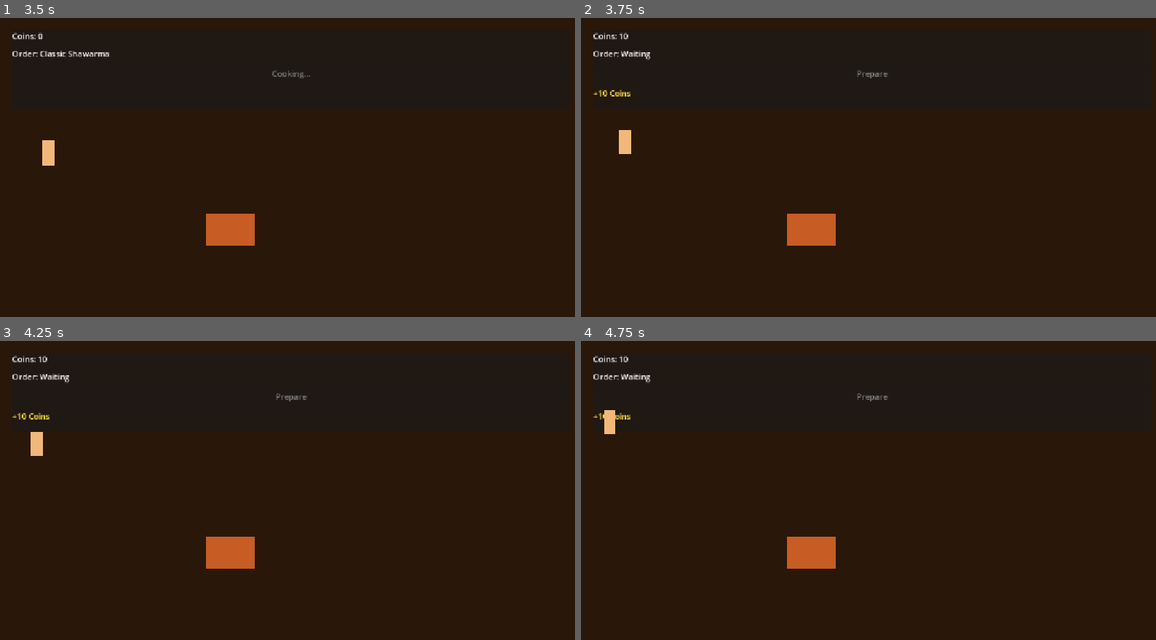
Above: before the commit, frames 1-4 (two rows, left to right).
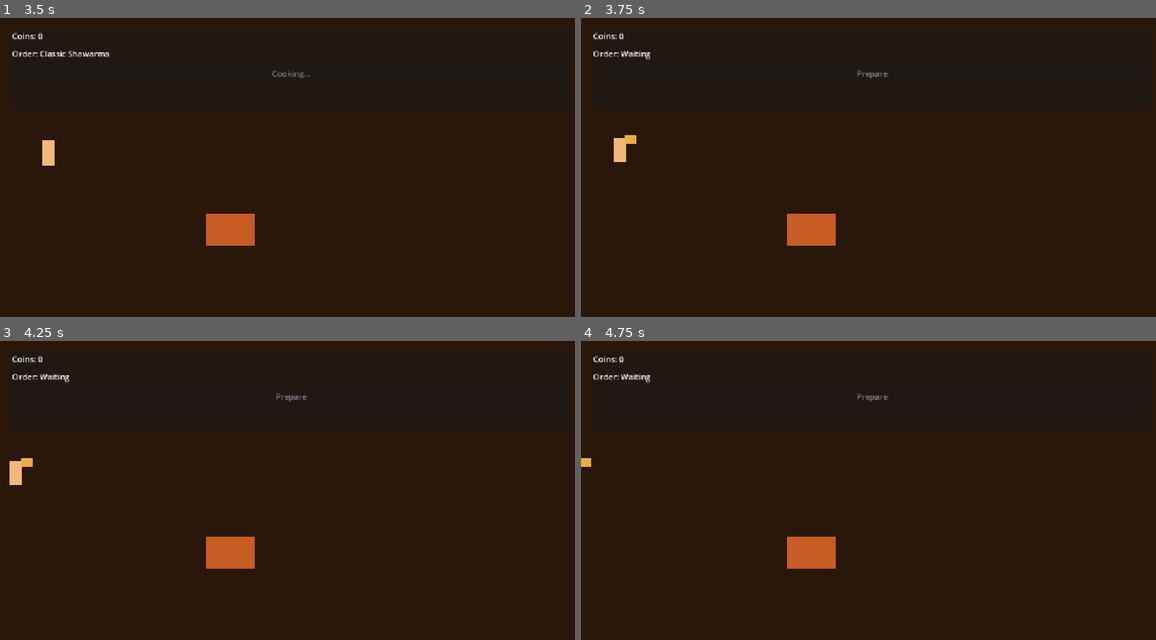
Above: after the commit, the same moments.

Repository: pyto159/ShawarmaEmpire
Game: Godot game, scene res://Scenes/Main.tscn
Two runs of this game, one before a commit and one after it. Both use one fixed random seed, a clock stepped at 60 frames per second and the inputs below.
Inputs:
- Up to frame 1 (3.5 s): click "Prepare" at 0.5 s
- Up to frame 2 (3.75 s): no input
- Up to frame 3 (4.25 s): no input
- Up to frame 4 (4.75 s): no input

Frame 1 is identical in both runs. In frame 2, 0.4% of the frame differs, in the area x 2-10%, y 4-49%; in frame 3, 0.5%, in the area x 1-9%, y 4-49%; in frame 4, 0.3%.

Commit message:
Add cooked order delivery flow

Diff:
--- a/shawarma-empire/Scenes/Main.gd
+++ b/shawarma-empire/Scenes/Main.gd
@@ -1,6 +1,7 @@
 extends Control
 
 const CUSTOMER_QUEUE_PATH: NodePath = NodePath("../CustomerQueue")
+const CUSTOMER_EXIT_OFFSET: Vector2 = Vector2(-160.0, 0.0)
 
 @onready var game_hud: GameHUD = $GameHUD
 @onready var cooking_stand: CookingStand = $World/CookingStand
@@ -58,11 +59,8 @@
 
 
 func _on_cooking_completed(order: Order) -> void:
-	if order == null:
+	if order == null or active_customer == null:
 		return
 
-	if not order.is_completed:
-		order.complete()
-
-	GameManager.add_coins(order.total_price)
-	game_hud.show_coin_feedback(order.total_price)
+	var leave_target_position: Vector2 = active_customer.global_position + CUSTOMER_EXIT_OFFSET
+	cooking_stand.deliver_completed_order(active_customer, leave_target_position)
--- a/shawarma-empire/Scripts/Customer/Customer.gd
+++ b/shawarma-empire/Scripts/Customer/Customer.gd
@@ -118,12 +118,30 @@
 	if not current_order.complete():
 		return false
 
+	_mark_food_received()
+	order_completed.emit(current_order)
+	return true
+
+
+func receive_completed_order(order: Order, leave_target_position: Vector2) -> bool:
+	if not can_receive_completed_order(order):
+		return false
+
+	_mark_food_received()
+	leave_to(leave_target_position)
+	return true
+
+
+func can_receive_completed_order(order: Order) -> bool:
+	return order != null and order == current_order and order.is_completed and not has_received_food
+
+
+func _mark_food_received() -> void:
 	received_order = current_order
 	has_received_food = true
 	_show_food_visual()
 	food_received.emit(current_order)
-	order_completed.emit(current_order)
-	return true
+
 
 
 func assign_order(order: Order) -> void:
--- a/shawarma-empire/Scripts/Stand/CookingStand.gd
+++ b/shawarma-empire/Scripts/Stand/CookingStand.gd
@@ -2,6 +2,7 @@
 class_name CookingStand
 
 var accepted_order: Order
+var completed_order: Order
 
 
 func accept_order(order: Order) -> bool:
@@ -9,11 +10,16 @@
 		return false
 
 	accepted_order = order
+	completed_order = null
 	return true
 
 
 func has_active_order() -> bool:
 	return accepted_order != null or is_cooking()
+
+
+func has_completed_order() -> bool:
+	return completed_order != null and completed_order.is_completed
 
 
 func can_cook() -> bool:
@@ -31,14 +37,38 @@
 
 func complete_cooking() -> bool:
 	if accepted_order != null:
-		var completed_order: Order = accepted_order
+		var order_to_complete: Order = accepted_order
 		accepted_order = null
-		completed_order.complete()
-		cooking_completed.emit(completed_order)
-		return true
+		return _complete_order(order_to_complete)
 
 	if current_order == null:
 		return false
 
 	_complete_current_order()
 	return true
+
+
+func deliver_completed_order(customer: Customer, leave_target_position: Vector2) -> bool:
+	if customer == null or not has_completed_order():
+		return false
+
+	if not customer.receive_completed_order(completed_order, leave_target_position):
+		return false
+
+	completed_order = null
+	return true
+
+
+func _complete_current_order() -> void:
+	var order_to_complete: Order = current_order
+	_clear_current_order()
+	_complete_order(order_to_complete)
+
+
+func _complete_order(order: Order) -> bool:
+	if order == null or not order.complete():
+		return false
+
+	completed_order = order
+	cooking_completed.emit(completed_order)
+	return true
